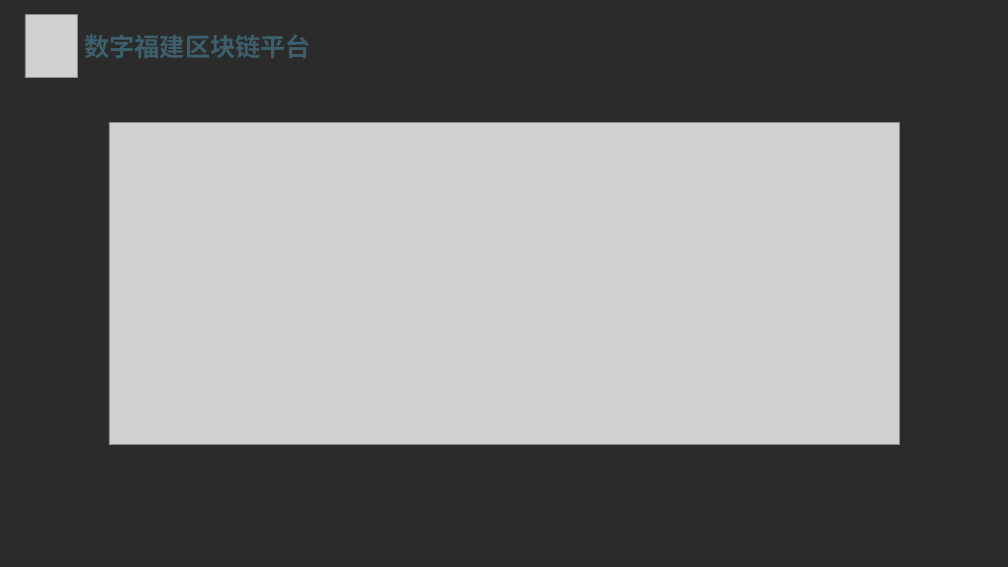
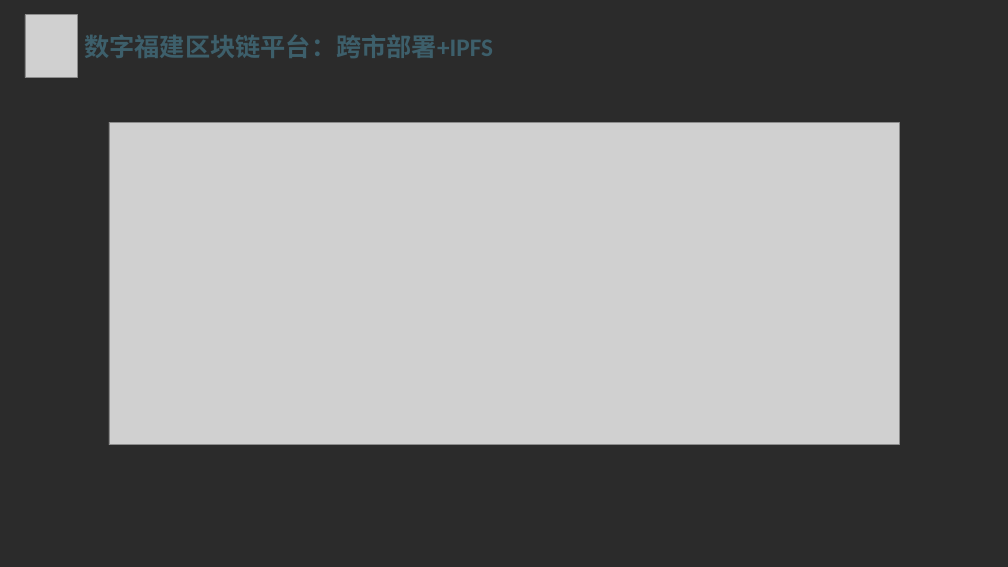
Before and after one commit to maodaishan/eos_doc, a slide deck: slide 23 of 其他ppt等/区块链介绍及个人项目介绍.pptx. Drawn at 1008x567 pixels with LibreOffice and Linux fonts; fonts in the diff are those of the drawing; grey boxes stand for pictures; background and template pictures are left out; a plain dark background stands for a picture behind light text. Boxes give left, top, right and bottom in pixels: in the first picture for what was removed or moved away, otherwise in the second. Text is boxed around its words. In the diff, an @@ line names an element or a change of style, - is before the commit and + after.

```diff
--- a/其他ppt等/区块链介绍及个人项目介绍.pptx
+++ b/其他ppt等/区块链介绍及个人项目介绍.pptx
@@ text at bbox=[84, 35, 493, 58]: text changed @@
-数字福建区块链平台
+数字福建区块链平台：跨市部署+IPFS
```
Also in this commit, not shown: 4 other slides changed.
